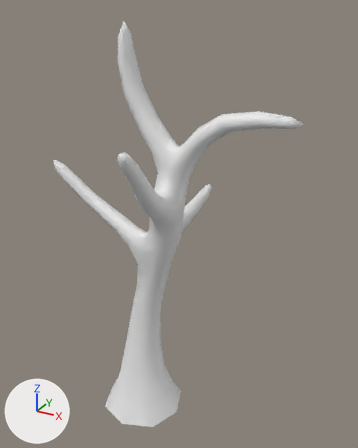
A saved change to the FBX model Models/Trees/tree2.fbx.
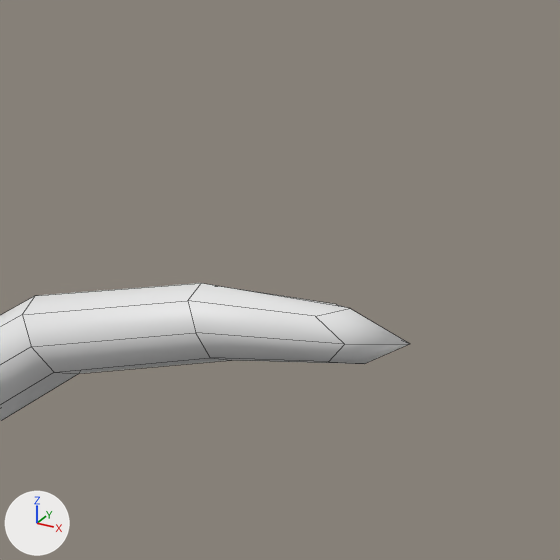
There are two pictures of each version: one whole from a 50 mm camera at (4.92, -7.28, 7.48) aimed at (0.68, 0.43, 3.63), one close up on the part from 60% to 95% of the width and 11% to 39% of the height. Lighting does not change. The marker at lower left points along +X, +Y and +Z. The close-ups show mesh edges as thin lines. Where no turn or scale is listed for an object, it has been applied to the vertices.

The scene before the commit, as lines of its bpy script (objects in view):
```python
me_mesh = bpy.data.meshes.new('Mesh')
me_mesh.from_pydata(...)  # 341 vertices, 336 faces; spans x -2.0..3.03, y -1.53..1.86, z -0.67..7.26
ob_tree2 = bpy.data.objects.new('Tree2', me_mesh)
ob_tree2.location = (0.0, 0.0, 0.0)
```
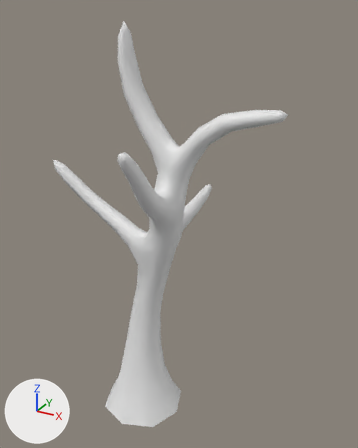
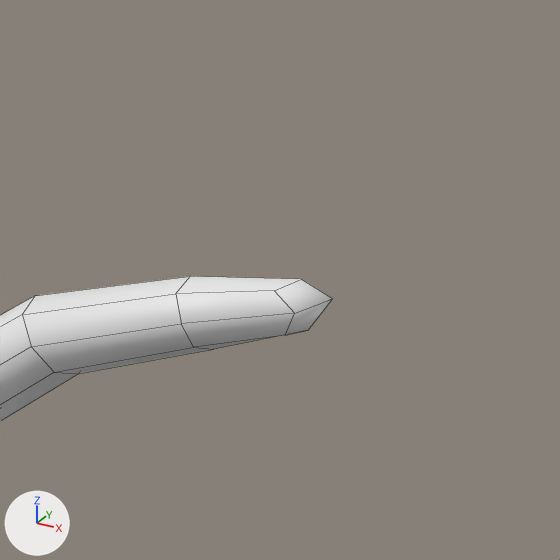
Changed parts and their boxes (x1, y1, x2, y2) in the close-ups (560 x 560 px; the box of a moved part takes in the faces that stretch with it):
'Tree2', reshaped: before (0, 283, 410, 421); after (0, 276, 333, 421)
part 1 of me_mesh, moved or reshaped: before (27, 283, 410, 374); after (27, 276, 333, 374)

Patch to the scene script:
```diff
--- a/Models/Trees/tree2.fbx.py
+++ b/Models/Trees/tree2.fbx.py
@@ me_mesh @@
 # used by ob_tree2; location = (0.0, 0.0, 0.0)
-me_mesh.from_pydata(...)  # 341 vertices, 336 faces; spans x -2.0..3.03, y -1.53..1.86, z -0.67..7.26
+me_mesh.from_pydata(...)  # 341 vertices, 336 faces; spans x -2.0..2.78, y -1.53..1.86, z -0.67..7.26
+# me_mesh part 1: 17 of 341 vertices moved; they spanned x 2.29..3.03, y -0.16..0.24, z 5.75..6.0 and now span x 2.25..2.78, y -0.16..0.24, z 5.79..6.06; mean shift (-0.11, -0.01, 0.06); largest move (3.03, 0.01, 5.88) -> (2.78, -0.03, 6.01)
```
